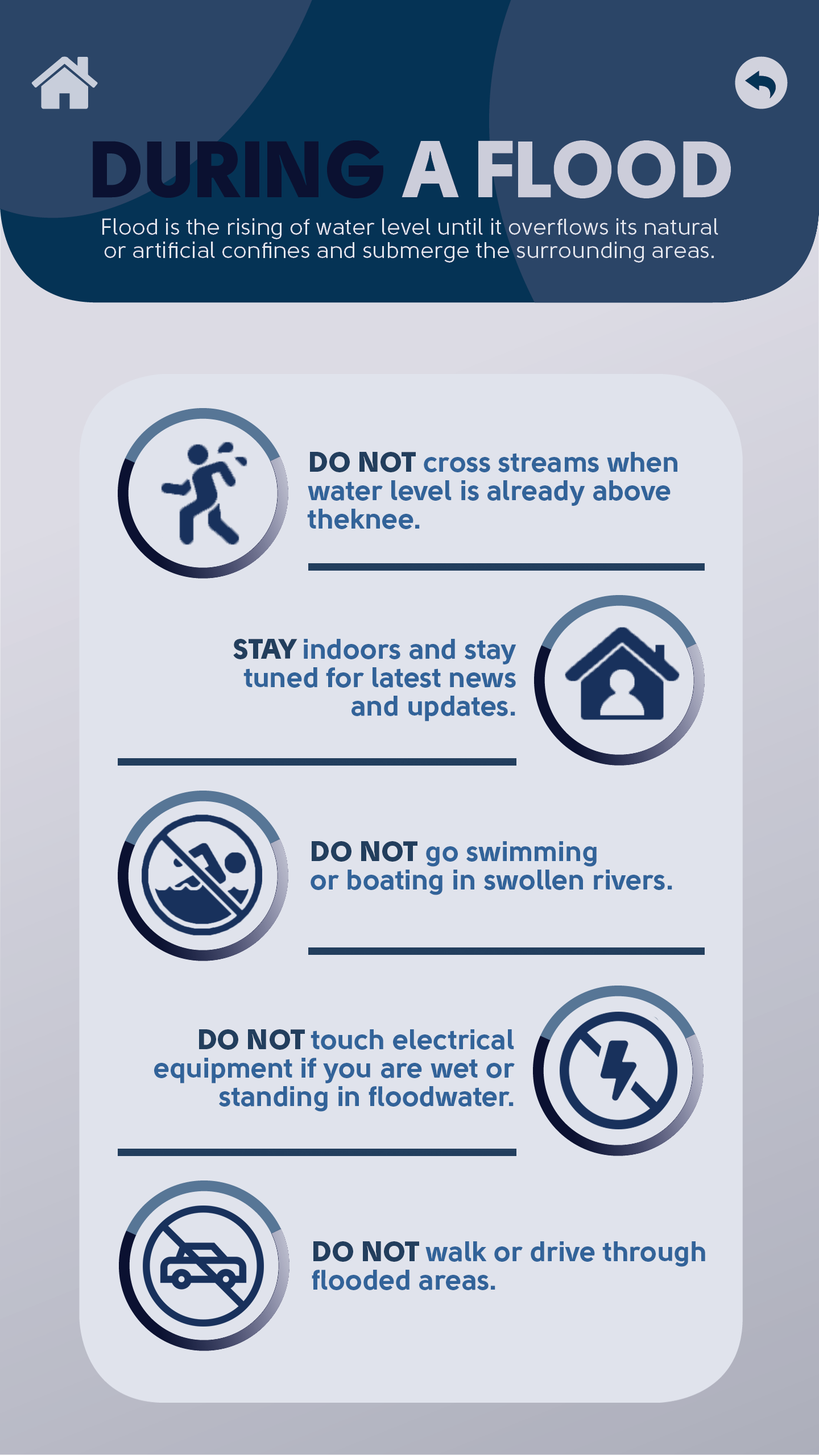
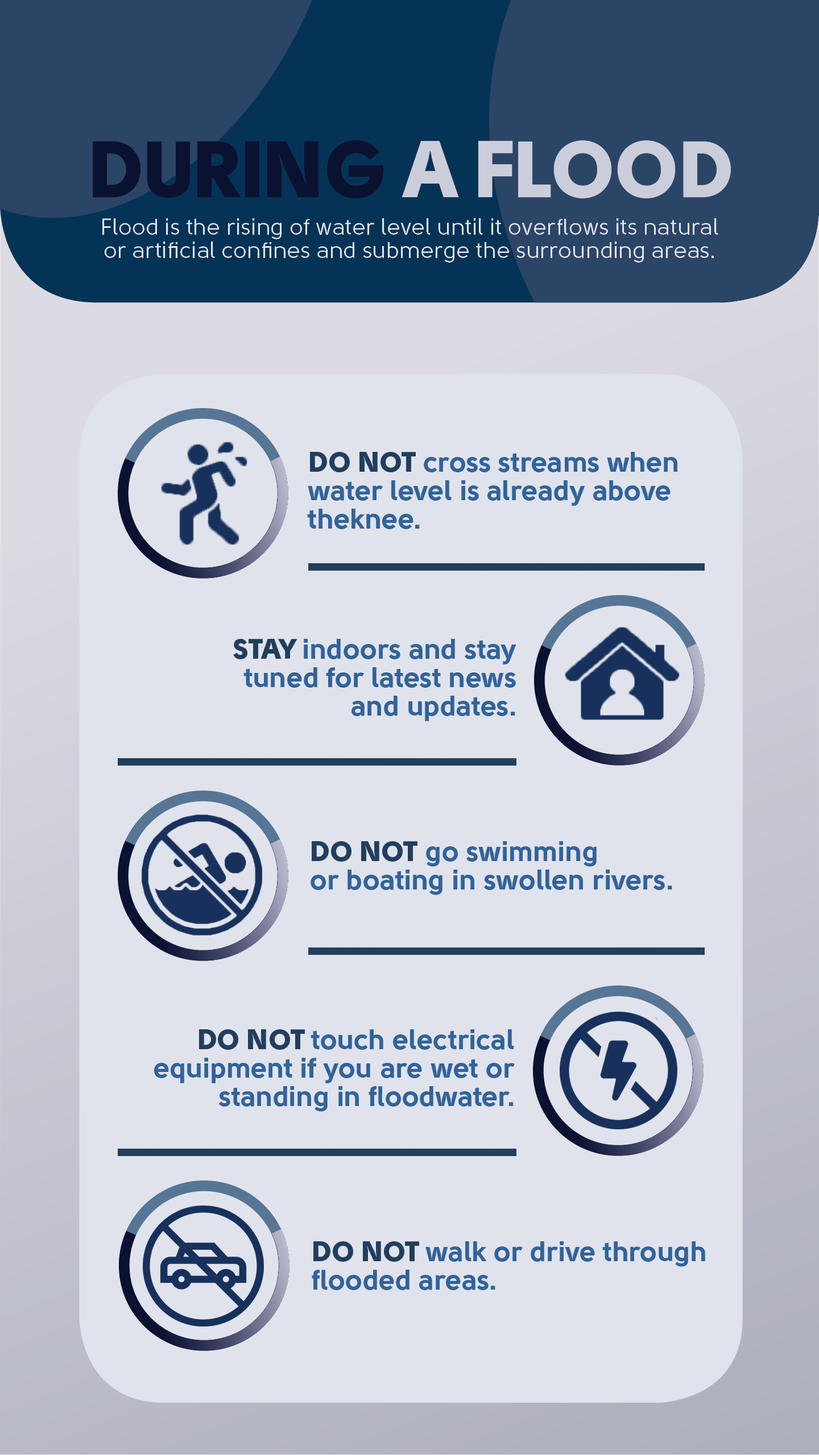
Layer changes from the first 819x1455 image to the second:
hid "home" over <box>31,56,98,110</box>
hid "back" over <box>734,56,788,110</box>
